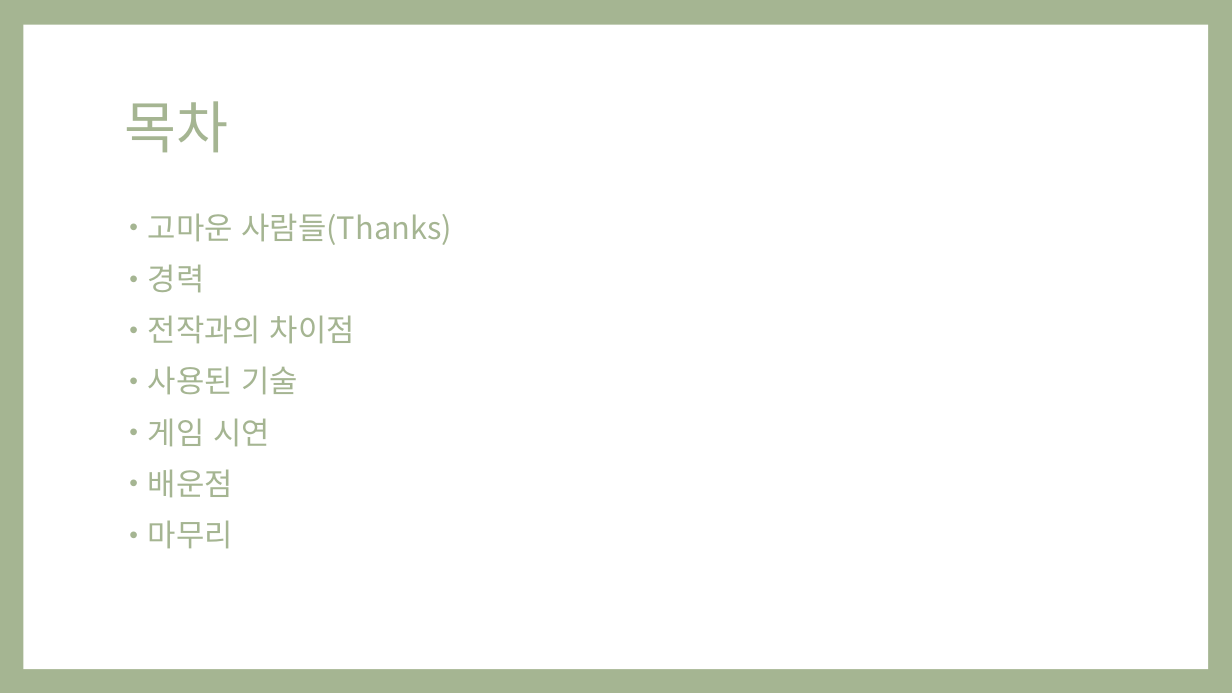
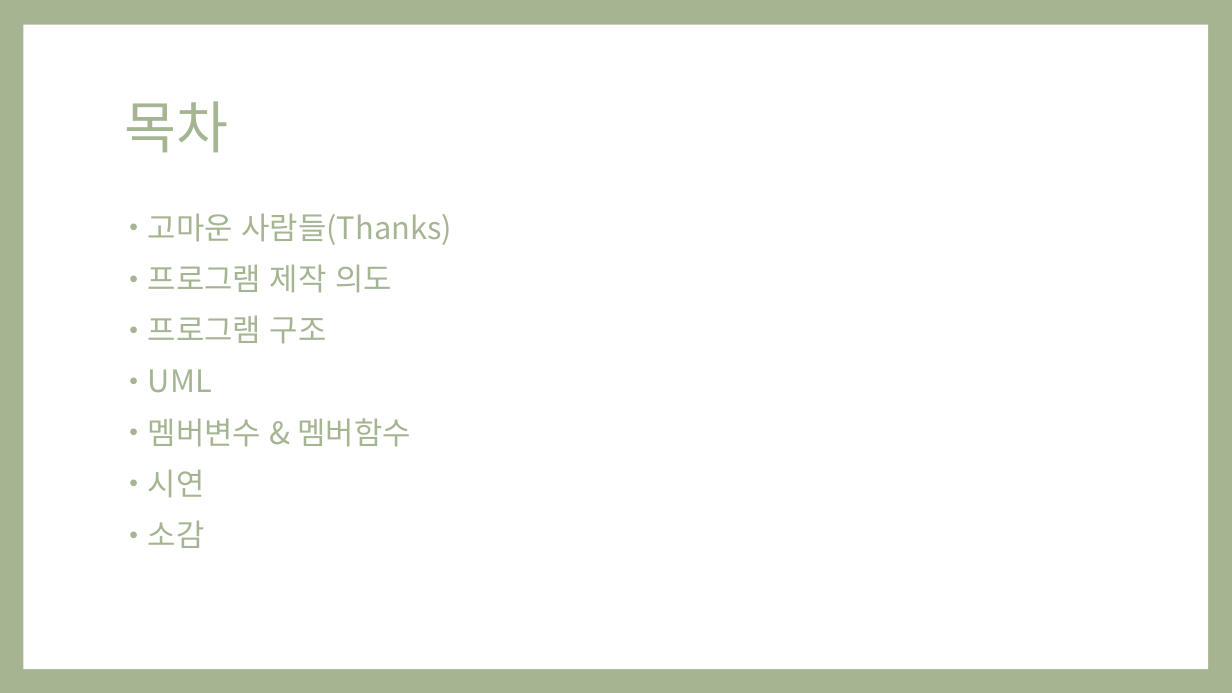
Before and after one commit to Ozzangeo/ConsoleEngine, a slide deck: slide 3 of 1410_오지훈_플밍_Project_발표자료.pptx. Drawn at 1232x693 pixels with LibreOffice and Linux fonts; fonts in the diff are those of the drawing. Boxes give left, top, right and bottom in pixels: in the first picture for what was removed or moved away, otherwise in the second. Text is boxed around its words. In the diff, an @@ line names an element or a change of style, - is before the commit and + after.

```diff
--- a/1410_오지훈_플밍_Project_발표자료.pptx
+++ b/1410_오지훈_플밍_Project_발표자료.pptx
@@ text at [148, 264, 411, 548]: text changed @@
-• 경력
-• 전작과의 차이점
-• 사용된 기술
-• 게임 시연
-• 배운점
-• 마무리
+• 프로그램 제작 의도
+• 프로그램 구조
+• UML
+• 멤버변수 & 멤버함수
+• 시연
+• 소감
```
Also in this commit, not shown: 2 other slides changed, 2 slides added, 1 slide removed, 54 other files.
